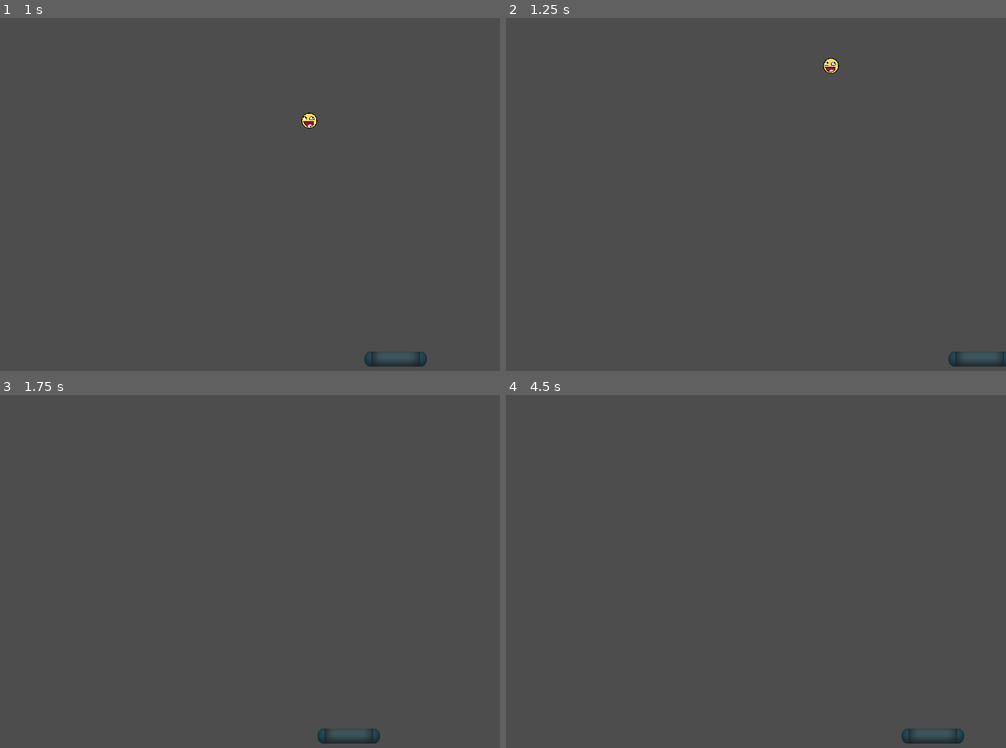
Above: before the commit, frames 1-4 (two rows, left to right).
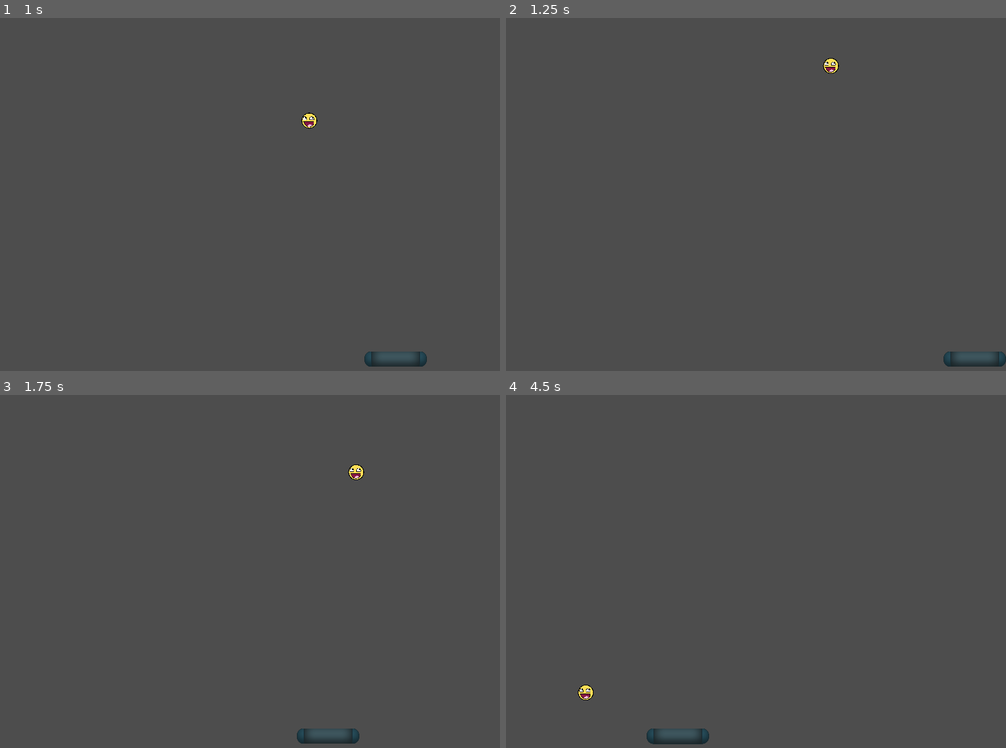
Above: after the commit, the same moments.

Repository: Drahiri/Breakout
Game: Godot game, scene res://main.tscn
Two runs of this game, one before a commit and one after it. Both use one fixed random seed, a clock stepped at 60 frames per second and the inputs below.
Inputs:
- Up to frame 1 (1 s): hold Right (move_right) from 0.53 s (still down)
- Up to frame 2 (1.25 s): keep holding Right (move_right)
- Up to frame 3 (1.75 s): release Right (move_right) at 1.28 s; hold Left (move_left) from 1.28 s (still down)
- Up to frame 4 (4.5 s): release Left (move_left) at 2.03 s; hold Right (move_right) 2.03-3.53 s; hold Left (move_left) from 3.53 s (still down)

Frame 1 is identical in both runs. In frame 2, less than 0.1% of the frame differs, in the area x 87-100%, y 94-99%; in frame 3, 0.5%; in frame 4, 0.8%, in the area x 14-92%, y 82-99%.

Commit message:
Generating level

Diff:
--- a/block.gd
+++ b/block.gd
@@ -7,6 +7,9 @@
 	if (isSolid):
 		$Sprite2D.texture = solid_block_texture
 
+func get_size():
+	return $Sprite2D.texture.get_size()
+
 func destroy():
 	if (not isSolid):
 		queue_free()
--- a/block.tscn
+++ b/block.tscn
@@ -8,6 +8,7 @@
 size = Vector2(128, 128)
 
 [node name="Block" type="StaticBody2D" groups=["blocks"]]
+collision_mask = 0
 script = ExtResource("1_eq17d")
 solid_block_texture = ExtResource("1_5teuc")
 metadata/_edit_group_ = true
--- /dev/null
+++ b/level.gd
@@ -0,0 +1,37 @@
+extends Node2D
+
+@export var block_scene: PackedScene
+@onready var screen_size := get_viewport_rect().size
+
+var block_scale: Vector2
+var offset: Vector2
+
+func _ready():
+	load_level("res://levels/one.lvl")
+
+func load_level(file_name: String):
+	var level_content = FileAccess.get_file_as_string(file_name)
+	var rows = level_content.split("\n", false)
+	var num_of_rows = len(rows)
+	var num_of_columns = len(rows[0].split(" ", false))
+
+	get_level_block_scale(num_of_rows, num_of_columns)
+
+	for i in range(num_of_rows):
+		var column = rows[i].split(" ", false)
+		for j in range(num_of_columns):
+			if(column[j] == '0'):
+				continue
+
+			var block = block_scene.instantiate()
+			block.position = Vector2(offset.x * j, offset.y * i)
+			block.scale = block_scale
+			add_child(block)
+
+func get_level_block_scale(rows: int, columns: int):
+	var block_size_px = block_scene.instantiate().get_size()
+	block_scale.x = screen_size.x / (block_size_px.x * columns)
+	block_scale.y = (screen_size.y / 2) / (block_size_px.y * rows)
+
+	offset.x = block_size_px.x * block_scale.x
+	offset.y = block_size_px.y * block_scale.y
--- /dev/null
+++ b/level.tscn
@@ -0,0 +1,8 @@
+[gd_scene load_steps=3 format=3 uid="uid://dni10g1u548hx"]
+
+[ext_resource type="Script" path="res://level.gd" id="1_genw7"]
+[ext_resource type="PackedScene" uid="uid://fuwpa0pwchho" path="res://block.tscn" id="2_beeqr"]
+
+[node name="Level" type="Node2D"]
+script = ExtResource("1_genw7")
+block_scene = ExtResource("2_beeqr")
--- a/main.tscn
+++ b/main.tscn
@@ -1,5 +1,6 @@
-[gd_scene load_steps=3 format=3 uid="uid://37ockrhtdpl7"]
+[gd_scene load_steps=4 format=3 uid="uid://37ockrhtdpl7"]
 
+[ext_resource type="PackedScene" uid="uid://b8k4fox7v4gmb" path="res://world_boundaries.tscn" id="1_u456f"]
 [ext_resource type="PackedScene" uid="uid://q0q3bu257ea6" path="res://paddle.tscn" id="2_xk5ur"]
 [ext_resource type="PackedScene" uid="uid://ddfwctkacd4hk" path="res://ball.tscn" id="3_itwyg"]
 
@@ -10,3 +11,5 @@
 
 [node name="Ball" parent="." instance=ExtResource("3_itwyg")]
 position = Vector2(395, 514)
+
+[node name="WorldBoundaries" parent="." instance=ExtResource("1_u456f")]
Not shown, changed: levels/four.lvl
Not shown, changed: levels/one.lvl
Not shown, changed: levels/three.lvl
Not shown, changed: levels/two.lvl
